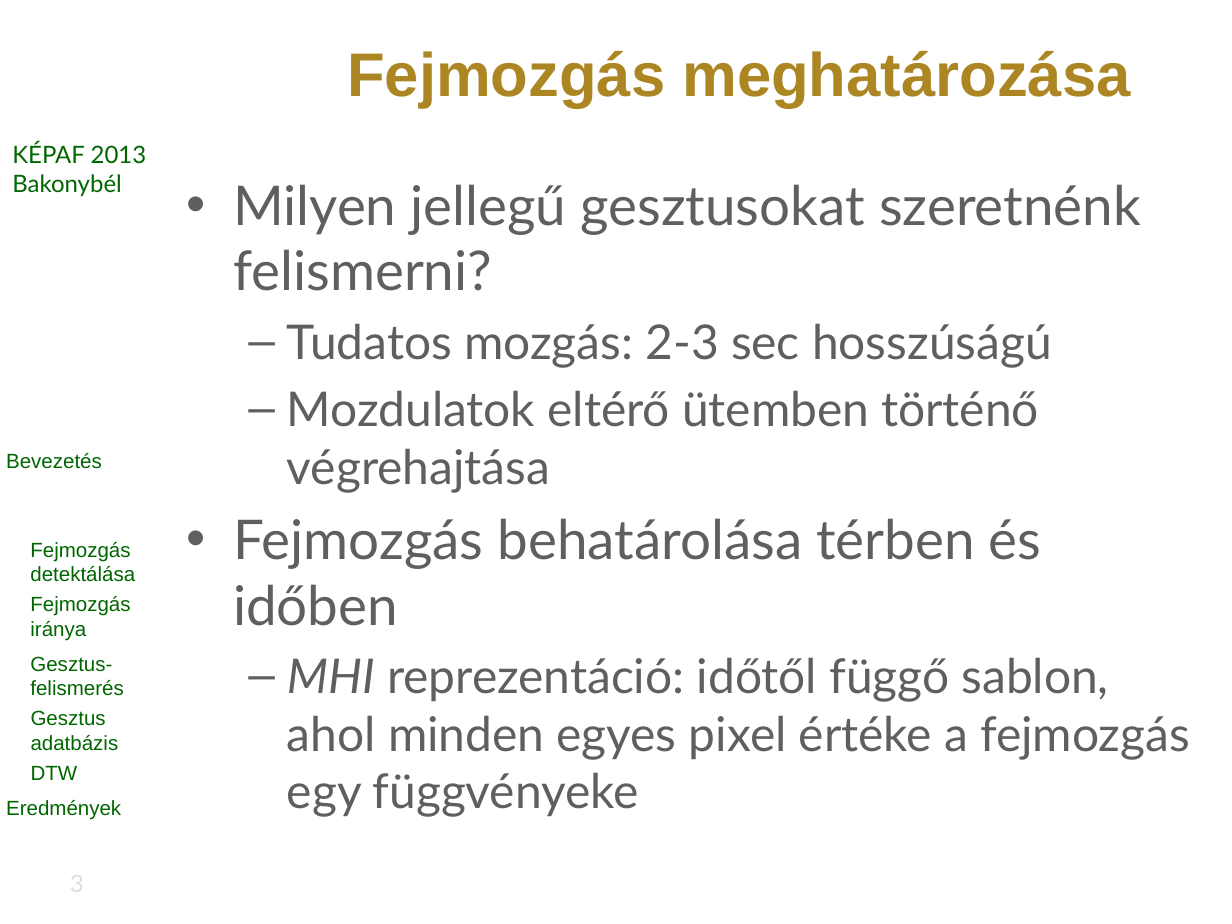
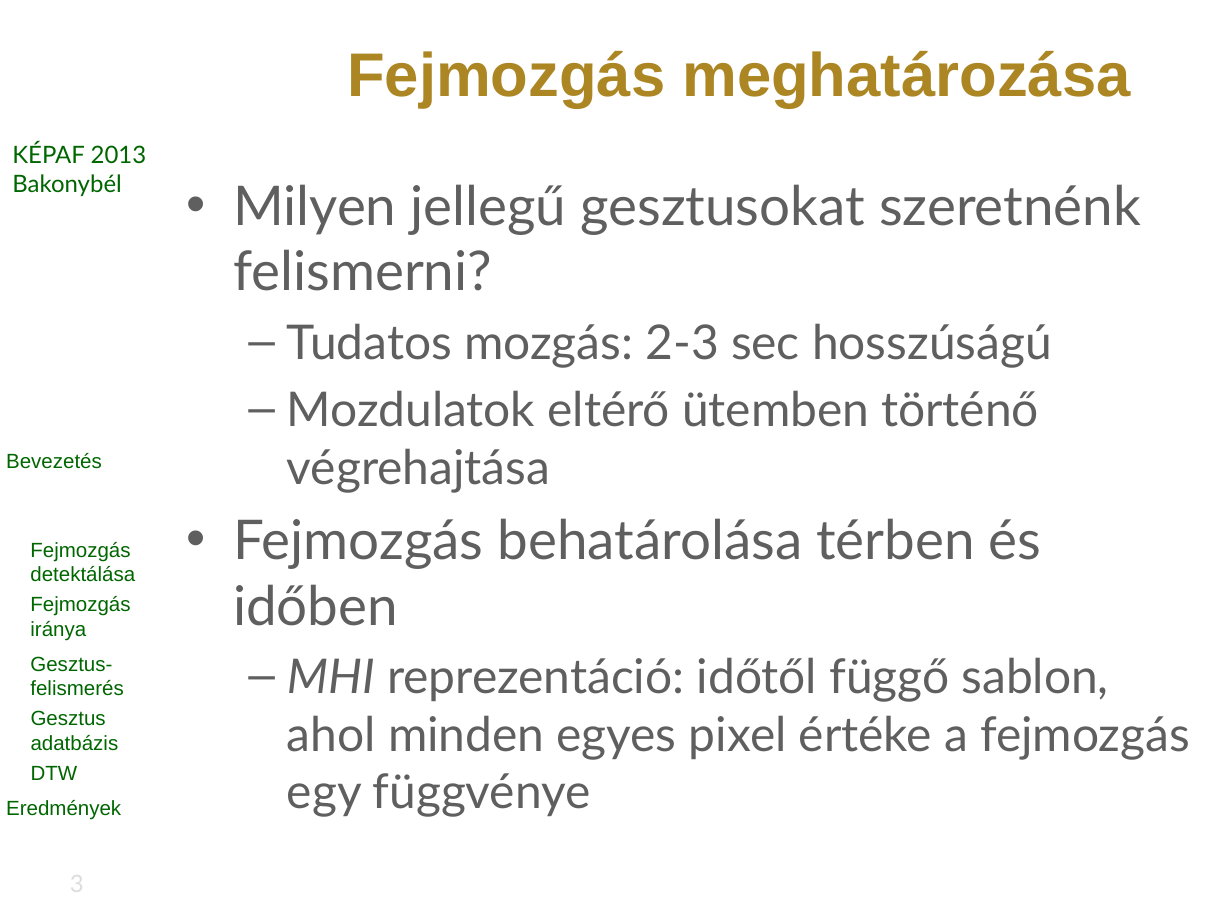
Before and after one commit to vohoaiviet/face-gesture-api, a slide deck: slide 3 of HeadMovement/research/kepaf/ppt/bertok.kornel.kepaf.2013.pptx. Drawn at 1232x924 pixels with LibreOffice and Linux fonts; fonts in the diff are those of the drawing; background and template pictures are left out. Boxes give left, top, right and bottom in pixels: in the first picture for what was removed or moved away, otherwise in the second. Text is boxed around its words. In the diff, an @@ line names an element or a change of style, - is before the commit and + after.

```diff
--- a/HeadMovement/research/kepaf/ppt/bertok.kornel.kepaf.2013.pptx
+++ b/HeadMovement/research/kepaf/ppt/bertok.kornel.kepaf.2013.pptx
@@ text at (287,657,1190,817): text changed @@
-  – MHI reprezentáció: időtől függő sablon, ahol minden egyes pixel értéke a fejmozgás egy függvényeke
+  – MHI reprezentáció: időtől függő sablon, ahol minden egyes pixel értéke a fejmozgás egy függvénye
```
Also in this commit, not shown: 1 other slide changed.
